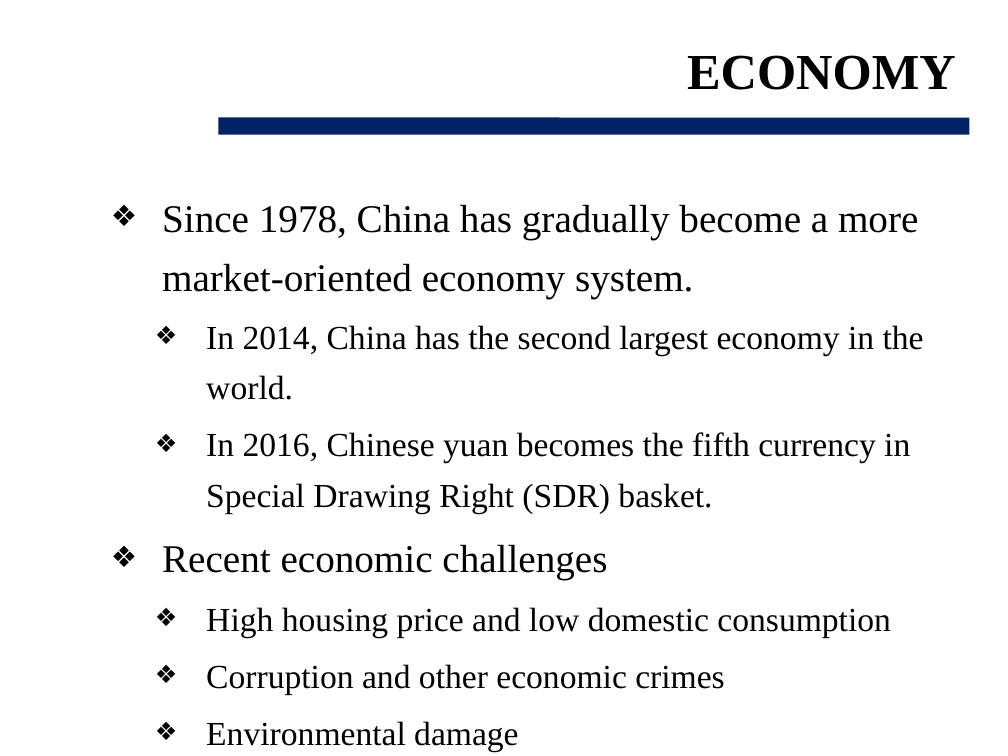
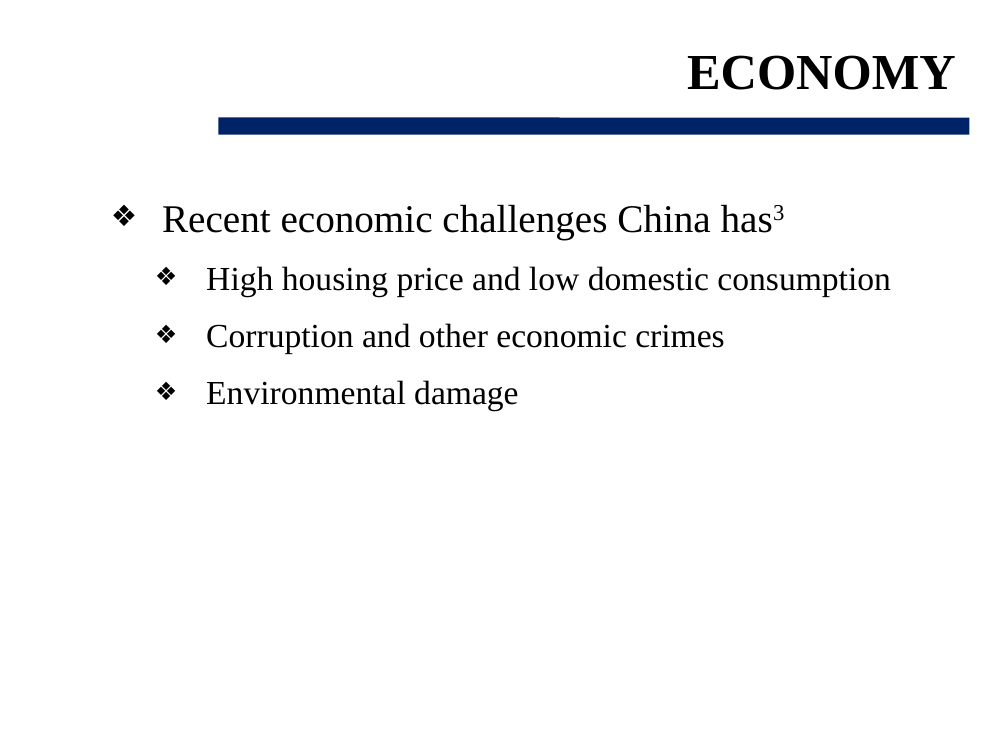
Before and after one commit to 360bobcui/OTSbackgroundpaper, a slide deck: slide 5 of Cui_Brief.pptx (slide 4 before the commit). Drawn at 1008x756 pixels with LibreOffice and Linux fonts; fonts in the diff are those of the drawing; background and template pictures are left out. Boxes give left, top, right and bottom in pixels: in the first picture for what was removed or moved away, otherwise in the second. Text is boxed around its words. In the diff, an @@ line names an element or a change of style, - is before the commit and + after.

```diff
--- a/Cui_Brief.pptx
+++ b/Cui_Brief.pptx
@@ text at [162,204,710,239]: text changed; size 24 to 28 pt @@
-❖ Since 1978, China has gradually become a more market-oriented economy system.
-  ❖ In 2014, China has the second largest economy in the world.
-  ❖ In 2016, Chinese yuan becomes the fifth currency in Special Drawing Right (SDR) basket.
-❖ Recent economic challenges
+❖ Recent economic challenges China has3
```
Also in this commit, not shown: 2 other slides changed, 1 slide added, 28 slides removed, 4 other files.
